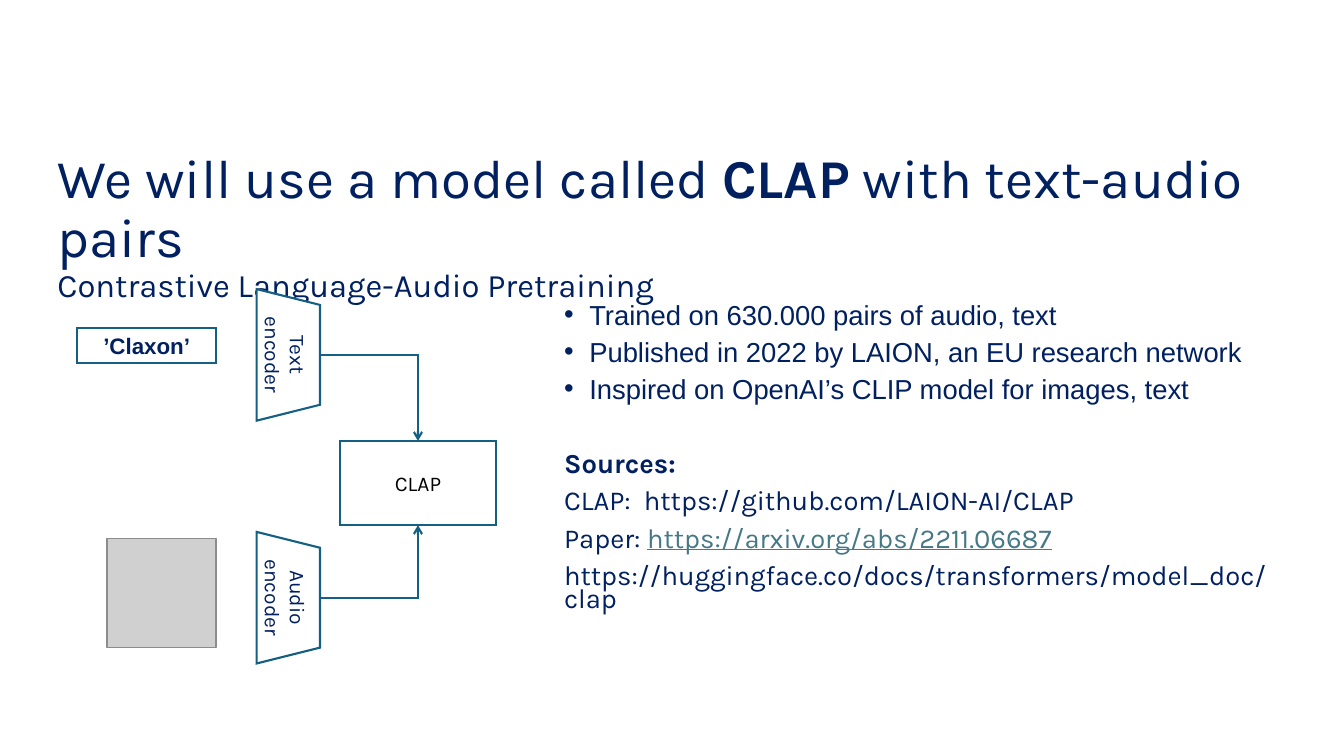
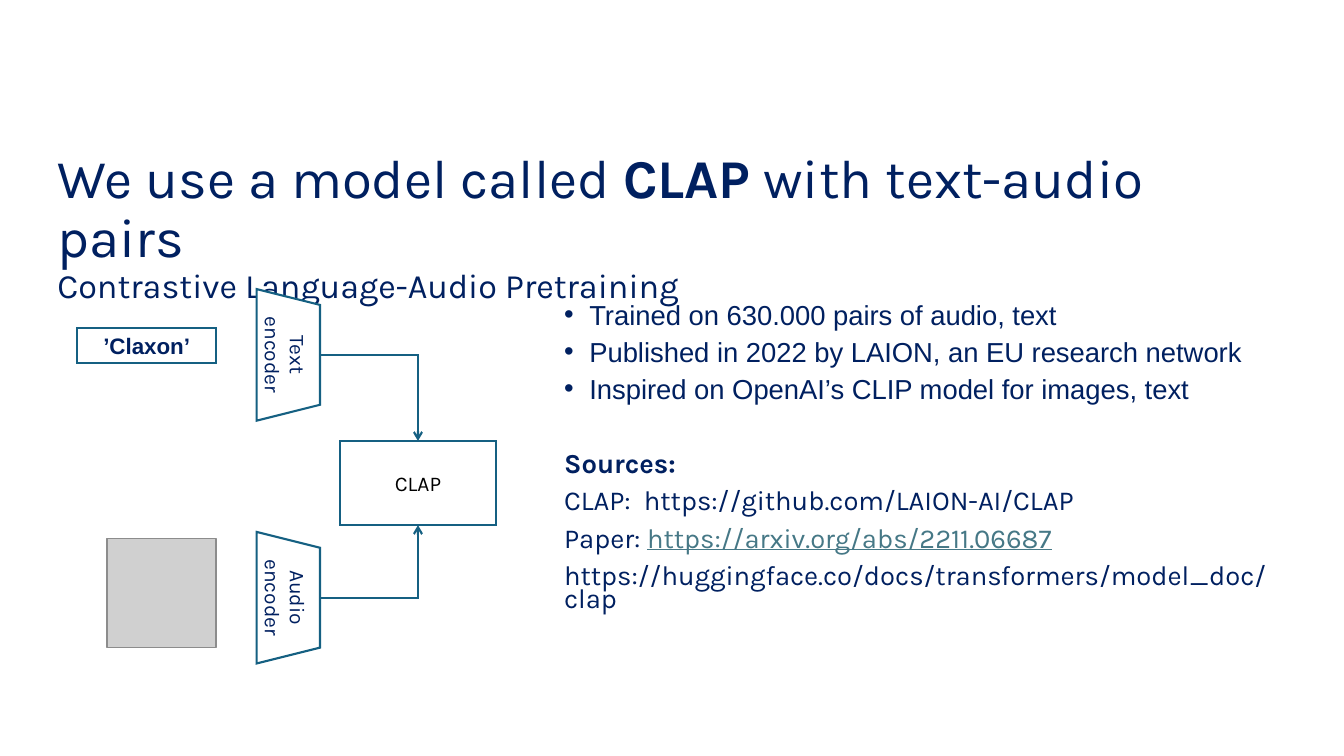
Before and after one commit to MichielBontenbal/run_CLAP, a slide deck: slide 7 of images/CLAP_preso.pptx. Drawn at 1344x756 pixels with LibreOffice and Linux fonts; fonts in the diff are those of the drawing; grey boxes stand for pictures. Boxes give left, top, right and bottom in pixels: in the first picture for what was removed or moved away, otherwise in the second. Text is boxed around its words. In the diff, an @@ line names an element or a change of style, - is before the commit and + after.

```diff
--- a/images/CLAP_preso.pptx
+++ b/images/CLAP_preso.pptx
@@ text at (57, 160, 1143, 307): text changed @@
-We will use a model called CLAP with text-audio pairs
-Contrastive Language-Audio Pretraining
+We use a model called CLAP with text-audio pairs
+Contrastive Language-Audio Pretraining
```
Also in this commit, not shown: 1 other slide changed, 1 other file.
